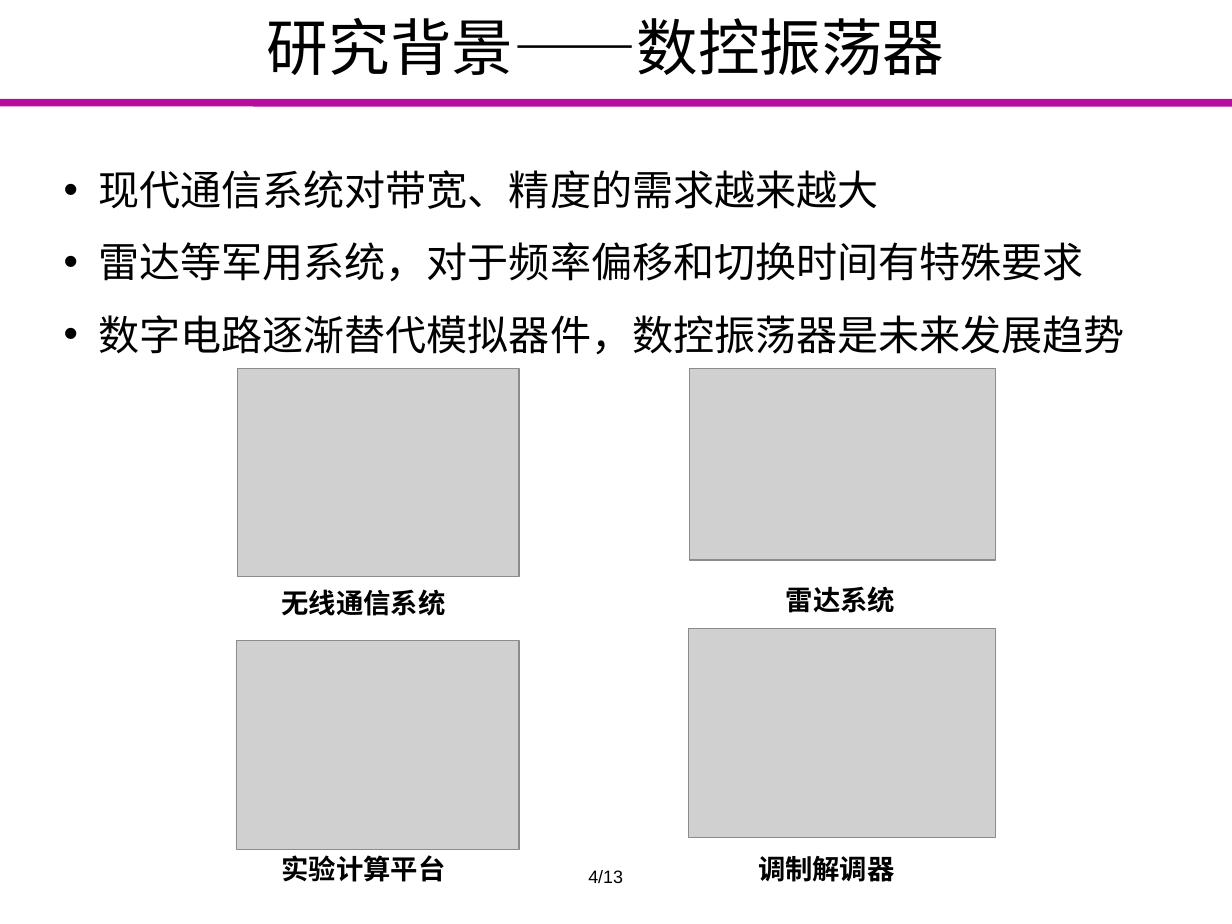
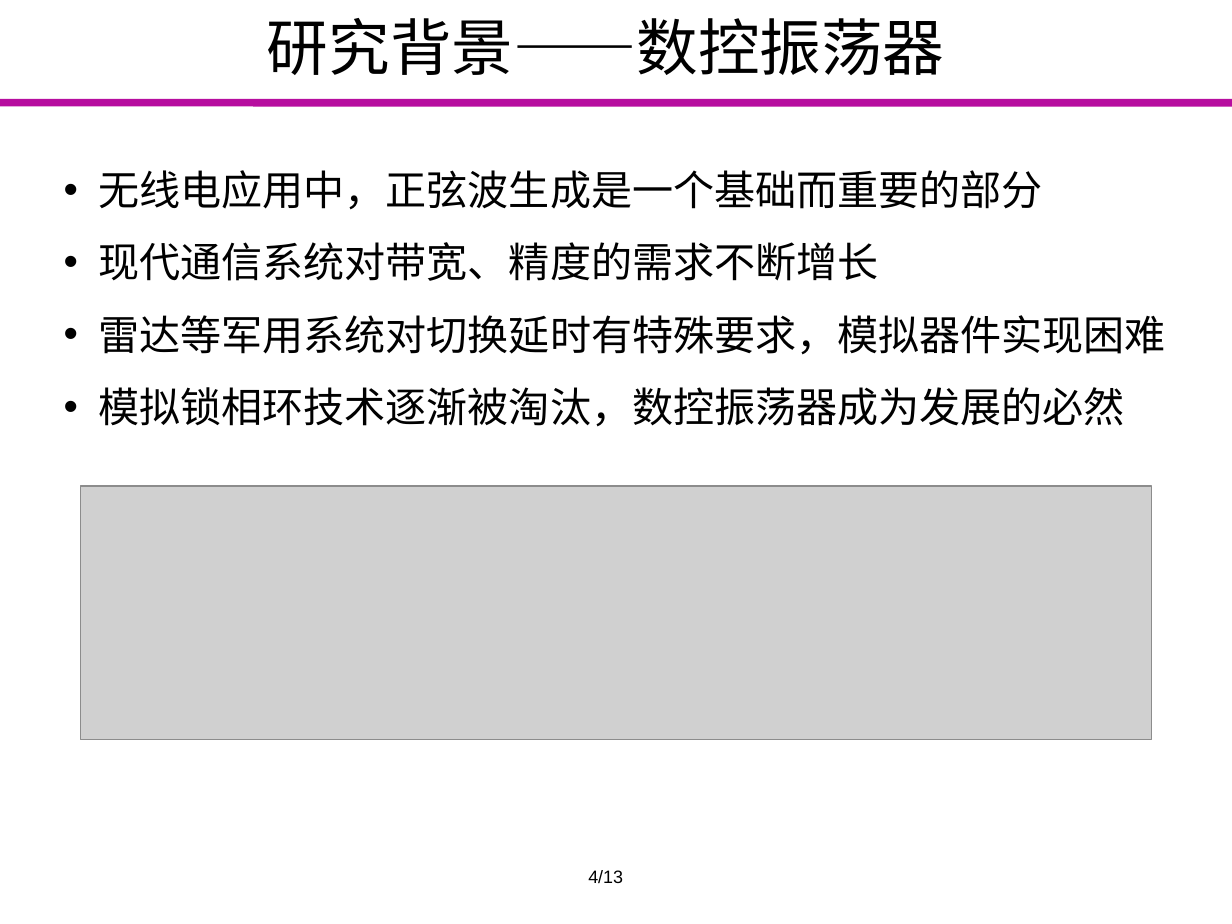
Before and after one commit to Markov2016/kaiti, a slide deck: slide 4 of ppt/yyx_v1.1.pptx. Drawn at 1232x924 pixels with LibreOffice and Linux fonts; fonts in the diff are those of the drawing; grey boxes stand for pictures; background and template pictures are left out. Boxes give left, top, right and bottom in pixels: in the first picture for what was removed or moved away, otherwise in the second. Text is boxed around its words. In the diff, an @@ line names an element or a change of style, - is before the commit and + after.

```diff
--- a/ppt/yyx_v1.1.pptx
+++ b/ppt/yyx_v1.1.pptx
@@ text at (98,170,1166,427): text changed @@
-• 现代通信系统对带宽、精度的需求越来越大
-• 雷达等军用系统，对于频率偏移和切换时间有特殊要求
-• 数字电路逐渐替代模拟器件，数控振荡器是未来发展趋势
+• 无线电应用中，正弦波生成是一个基础而重要的部分
+• 现代通信系统对带宽、精度的需求不断增长
+• 雷达等军用系统对切换延时有特殊要求，模拟器件实现困难
+• 模拟锁相环技术逐渐被淘汰，数控振荡器成为发展的必然
@@ picture added at (80,487,1151,740) @@
@@ group removed at (237,368,995,882): 4 texts, 4 pictures @@
-无线通信系统
-雷达系统
-实验计算平台
-调制解调器
```
Also in this commit, not shown: 8 other slides changed, 1 slide added, 1 slide removed.
